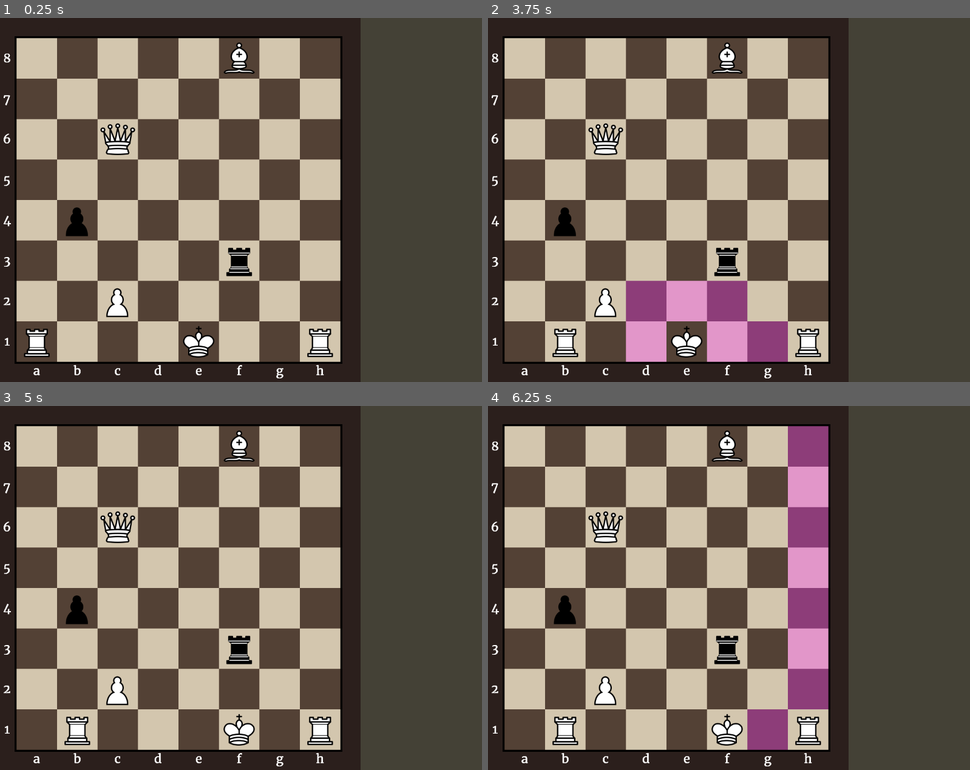
Above: before the commit, frames 1-4 (two rows, left to right).
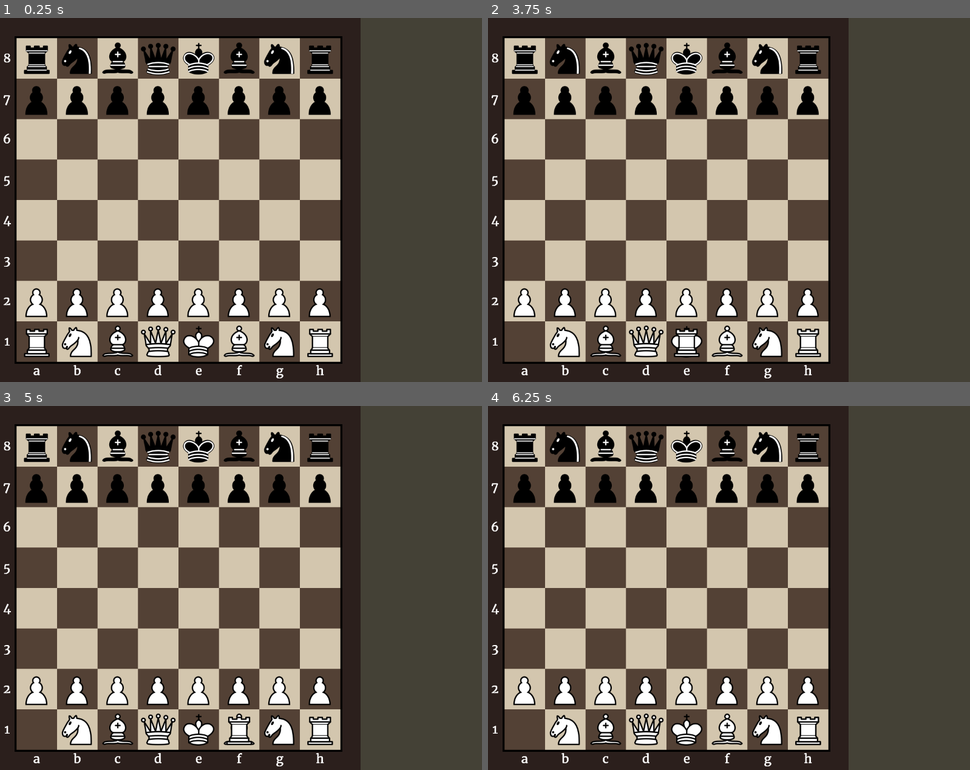
Above: after the commit, the same moments.

Repository: Hunter-1/Godot-Chess
Game: Godot game, scene res://game.tscn
The game is run twice, just before and just after one commit, with the same random seed, the same clock (stepped at 60 frames per second) and the same inputs.
Inputs (mouse positions are in pixels of both pictures, inside the frame that each line leads up to):
- Up to frame 1 (0.25 s): no input
- Up to frame 2 (3.75 s): tap Enter at 0.5, 2, 3.5 s; move the mouse to (526, 341) at 0.52 s; press the mouse at (526, 341) at 0.53 s; tap Space at 1.25, 2.75 s; move the mouse to (565, 341) at 1.27 s; release the mouse at (565, 341) at 1.28 s; click (565, 341) at 1.35 s; move the mouse to (603, 341) at 2.02 s; press the mouse at (603, 341) at 2.03 s; move the mouse to (647, 341) at 2.77 s; release the mouse at (647, 341) at 2.78 s; click (647, 341) at 2.85 s; move the mouse to (685, 341) at 3.52 s; press the mouse at (685, 341) at 3.53 s
- Up to frame 3 (5 s): tap Space at 4.25 s; move the mouse to (241, 729) at 4.27 s; release the mouse at (241, 729) at 4.28 s; click (241, 729) at 4.35 s
- Up to frame 4 (6.25 s): move the mouse to (767, 729) at 5.02 s; press the mouse at (767, 729) at 5.03 s; move the mouse to (806, 729) at 5.77 s; release the mouse at (806, 729) at 5.78 s; click (806, 729) at 5.85 s

The runs differ from the first frame. In frame 1, 8.6% of the frame differs, in the area x 4-70%, y 6-94%; in frame 2, 13%; in frame 3, 9.0%; in frame 4, 15%, in the area x 4-71%, y 5-95%.

Commit message:
Added History Display

Diff:
--- /dev/null
+++ b/Log_display.gd
@@ -0,0 +1,19 @@
+extends ScrollContainer
+
+var entry_count: int = 0
+var hbox: HBoxContainer
+
+func _on_log_updated(text):
+	var label = Label.new()
+	label.text = text
+	if entry_count % 2 == 0:
+		hbox = HBoxContainer.new()
+		var number = Label.new()
+		number.text = str(entry_count / 2 + 1)
+		hbox.add_child(number)
+		hbox.add_child(label)
+		$VBoxContainer.add_child(hbox)
+		entry_count += 1
+	elif entry_count % 2 == 1:
+		hbox.add_child(label)
+		entry_count += 1
--- a/board.gd
+++ b/board.gd
@@ -43,7 +43,7 @@
 			add_child(letMarking)
 
 		Squares.append(row)
-	test_positions()
+	starting_positions()
 
 func starting_positions():
 	for i in range (size):
--- a/log.gd
+++ b/log.gd
@@ -1,15 +1,27 @@
 extends Node
+
+signal updated(text)
 
 var log_entries = []
 var display_entries = []
 var has_entry: bool = false
 
-func append_log(moveType: int, color:int, pieceType:int, oldPosition: Vector2i, newPosition: Vector2i,castle_count: int, check: bool, checkmate: bool):
+func append_log(
+	moveType: int,
+	color:int,
+	pieceType:int,
+	oldPosition: Vector2i,
+	newPosition: Vector2i,
+	castle_count: int,
+	check: bool,
+	checkmate: bool):
 	var log_entry = preload("res://log_entry.tscn").instantiate()
 	log_entry.create_entry(moveType, color, pieceType, oldPosition, newPosition,castle_count, check, checkmate)
 	log_entries.append(log_entry)
 	has_entry = true
+	emit_signal("updated",log_entry.print_string())
 	display_entries.append(log_entry.print_string())
+
 	print(log_entry.print_string())
 
 func latest_log():
--- a/log_entry.gd
+++ b/log_entry.gd
@@ -42,7 +42,14 @@
 		output += "#"
 	return output
 
-func create_entry(moveType: int, color:int, pieceType:int, oldPosition: Vector2i, newPosition: Vector2i, castle_count:int, check: bool, checkmate: bool):
+func create_entry(moveType: int,
+	color:int,
+	pieceType:int,
+	oldPosition: Vector2i,
+	newPosition: Vector2i,
+	castle_count:int,
+	check: bool,
+	checkmate: bool):
 	self.moveType = moveType
 	self.color = color
 	self.pieceType = pieceType
